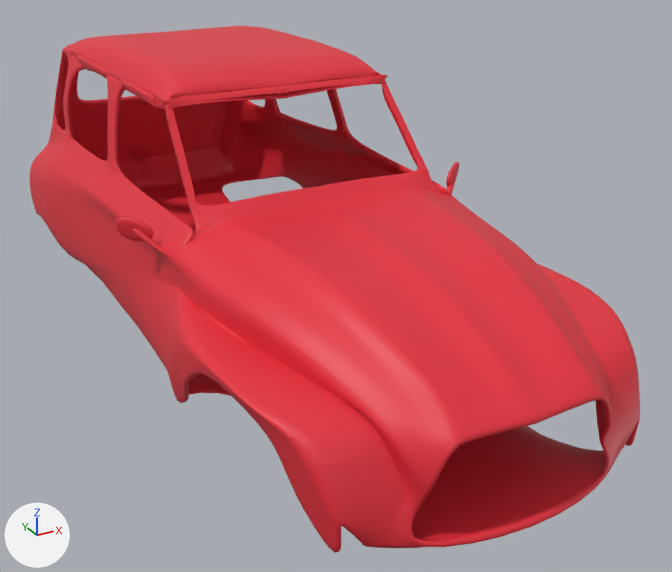
The Blender file assets/Car_Zhian.blend: old version first, new version second.
One viewpoint serves both versions: a 50 mm lens placed at (-209.0, -470.0, 183.0), pointed at (26.0, -41.0, -31.0). The axes (+X, +Y, +Z) are drawn at lower left. The lights are the same throughout.
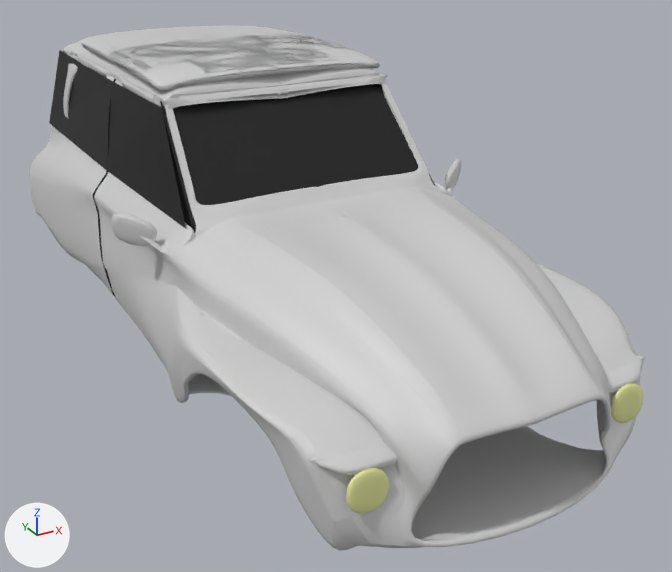
Where the change shows, as pixel boxes (x1, y1, x2, y2) in the pictures (672 x 572 px):
'Plane', reshaped
    before: (29, 26, 640, 553)
    after: (29, 25, 645, 551)
'Plane.002', added (black)
    after: (49, 50, 435, 229)
'Plane.001', added (black)
    after: (93, 79, 196, 296)
part 1 of me_plane_002, added
    after: (82, 25, 380, 91)
part 2 of me_plane_002, added
    after: (310, 357, 645, 551)
part 3 of me_plane_002, built on
    before: (115, 162, 459, 242)
    after: (111, 158, 461, 247)
part 4 of me_plane_002, recoloured (red to grey)
    both: (29, 37, 632, 548)

Diff of the bpy script that builds the scene:
```diff
--- a/assets/Car_Zhian.blend.py
+++ b/assets/Car_Zhian.blend.py
@@ mat_material_005 @@
+mat_material_005 = principled_material('Material.005')
+mat_material_005.base_color = (0.638, 0.638, 0.638)  # light grey #d1d1d1
@@ mat_material_008 @@
+mat_material_008 = principled_material('Material.008')
+mat_material_008.base_color = (0.766, 0.8, 0.329)  # beige #e3e79b
@@ mat_material_007 @@
+mat_material_007 = principled_material('Material.007')
+mat_material_007.base_color = (0.0049, 0.0049, 0.0049)  # black #0f0f0f
@@ mat_material_006 @@
+mat_material_006 = principled_material('Material.006')
+mat_material_006.base_color = (0.0, 0.0, 0.0)  # black #000000
@@ me_plane_002 @@
 # used by ob_plane; location = (0.0, -158.0, 0.0); scale = (0.788, 0.793, 1.0)
-me_plane_002.from_pydata(...)  # 627 vertices, 499 faces, 4 loose edges; spans x -67.0..129.0, y -119.0..502.0, z -57.0..95.0
+me_plane_002.from_pydata(...)  # 679 vertices, 534 faces, 4 loose edges; spans x -83.0..129.0, y -119.0..502.0, z -57.0..96.0
+# me_plane_002 part 1: a new loose piece of 20 vertices spanning x -83.0..83.0, y 165.0..424.0, z 82.0..96.0, in mat_material_005 (light grey #d1d1d1)
+# me_plane_002 part 2
+# 16 vertices are added at x 64.0..100.0, y -89.0..-80.0, z -31.0..-9.0
+# 1 new face joins them, mat_material_008 (beige #e3e79b)
+# 10 new faces join them, mat_material_005 (light grey #d1d1d1)
+# me_plane_002 part 3
+# 1 face is deleted
+# 8 vertices are added at x 105.0..128.0, y 118.0..137.0, z 22.0..39.0
+# 10 new faces join them, mat_material_005 (light grey #d1d1d1)
+# me_plane_002 part 4: 498 faces spanning x -67.0..122.0, y -119.0..502.0, z -57.0..95.0 switch from mat_material_001 (red #e72e3c) to mat_material_005 (light grey #d1d1d1)
+me_plane_002.materials.append(mat_material_008)  # beige #e3e79b
@@ me_plane_004 @@
+me_plane_004.from_pydata([(68.0, 26.0, 4.0), (63.0, 95.0, -2.0), (0.0, 25.0, 4.0), (0.0, 94.0, -1.0), (61.0, 93.0, -2.0), (68.0, 26.0, 3.0), (63.0, 76.0, -1.0), (65.0, 59.0, 0.0), (66.0, 41.0, 2.0), (66.0, 214.0, -151.0), (66.0, 139.0, -60.0), (64.0, 91.0, 0.0), (71.0, 26.0, 3.0), (76.0, 99.0, -85.0), (74.0, 188.0, -203.0), (0.0, 202.0, -208.0), (56.0, 202.0, -208.0), (0.0, 216.0, -153.0), (57.0, 216.0, -153.0)], [(8, 5), (4, 6), (6, 7), (7, 8)], [(2, 0, 1, 3), (11, 12, 13, 10), (10, 13, 14, 9), (15, 16, 18, 17)])
+me_plane_004.materials.append(mat_material_007)  # black #0f0f0f
@@ me_plane_003 @@
+me_plane_003.from_pydata(...)  # 34 vertices, 16 faces; spans x 0.0..96.0, y -39.3..100.0, z -9.9..0.0
+me_plane_003.materials.append(mat_material_006)  # black #000000
@@ ob_plane_002 @@
+ob_plane_002 = bpy.data.objects.new('Plane.002', me_plane_004)
+ob_plane_002.location = (-1.6, -87.6, 9.7)
+ob_plane_002.rotation_euler = (0.882, 0.0, 0.0)  # degrees (51, 0, 0)
+_m = ob_plane_002.modifiers.new('Mirror', 'MIRROR')
@@ ob_plane_001 @@
+ob_plane_001 = bpy.data.objects.new('Plane.001', me_plane_003)
+ob_plane_001.location = (0.0, 22.8, 0.0)
+ob_plane_001.rotation_euler = (1.275, 0.0, 0.0)  # degrees (73, 0, 0)
+ob_plane_001.scale = (0.926, 0.926, 0.926)
+_m = ob_plane_001.modifiers.new('Mirror', 'MIRROR')
+_m.use_clip = True
+_m = ob_plane_001.modifiers.new('Solidify', 'SOLIDIFY')
+_m.thickness = 0.81
```
